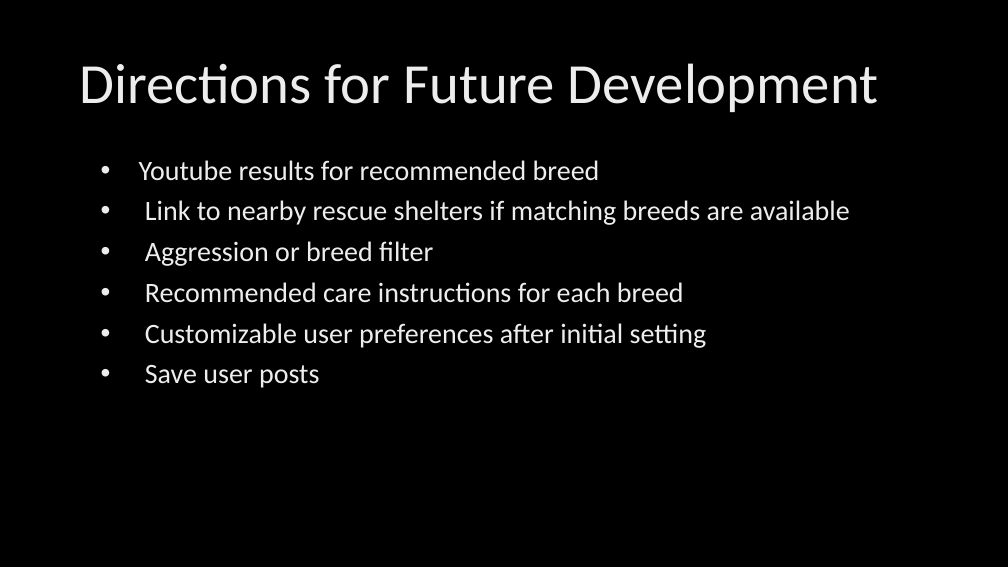
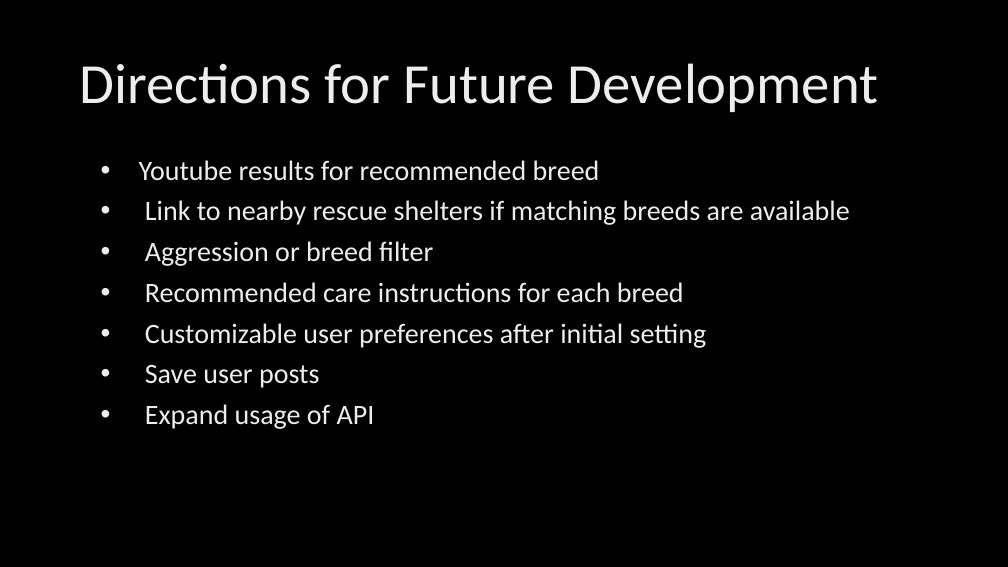
Before and after one commit to DesCoding/Project2, a slide deck: slide 6 of assets/PuppyLoveProject2.pptx. Drawn at 1008x567 pixels with LibreOffice and Linux fonts; fonts in the diff are those of the drawing; background and template pictures are left out. Boxes give left, top, right and bottom in pixels: in the first picture for what was removed or moved away, otherwise in the second. Text is boxed around its words. In the diff, an @@ line names an element or a change of style, - is before the commit and + after.

```diff
--- a/assets/PuppyLoveProject2.pptx
+++ b/assets/PuppyLoveProject2.pptx
@@ text at box(145, 404, 375, 429): paragraph added @@
+• Expand usage of API
```
Also in this commit, not shown: 4 other slides changed, 14 other files.
